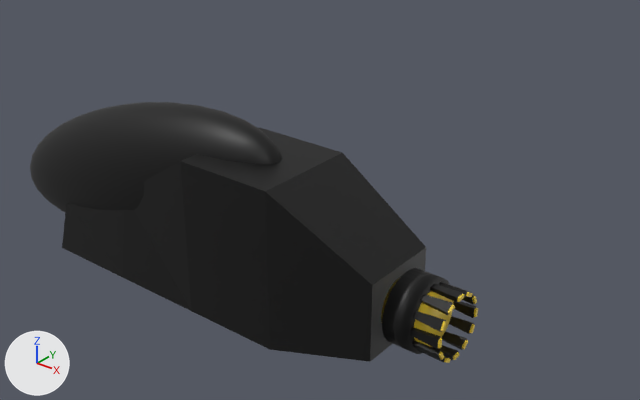
The Blender file assets/ship/body/SpaceshipBody.blend, before and after one commit.
Rendered twice from a 50 mm lens placed at (8.54, -8.46, 6.36), pointed at (1.35, 0.52, 0.79). Lighting does not change. The marker at lower left points along +X, +Y and +Z.
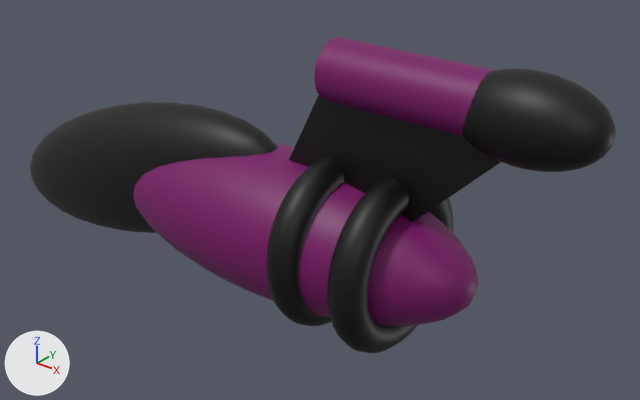
What differs and where, as boxes (x1, y1, x2, y2) in the pictures (640 x 400 px):
'Cube.001', deleted (black)
    before: (62, 128, 426, 362)
'Sphere.002', added (purple)
    after: (133, 142, 479, 326)
'Cube', added (black)
    after: (289, 95, 501, 222)
'Sphere.003', added (black)
    after: (462, 68, 616, 172)
'Cylinder', added (purple)
    after: (314, 37, 493, 137)
'Torus.001', added (black)
    after: (327, 177, 453, 353)
'Torus', added (black)
    after: (266, 157, 344, 326)
'Cylinder.001', deleted (black)
    before: (382, 268, 449, 354)
'MainCylinder', deleted
    before: (381, 278, 453, 347)
'Cube.012', deleted
    before: (421, 294, 455, 315)
'Cube.010', deleted
    before: (411, 327, 442, 349)
'Cube.011', deleted
    before: (413, 311, 447, 332)
'Cube.013', deleted
    before: (430, 284, 464, 302)
'Cube.006', deleted
    before: (442, 331, 468, 350)
'Cube.009', deleted
    before: (412, 341, 444, 360)
'Cube.004', deleted
    before: (453, 301, 478, 318)
'Cube.005', deleted
    before: (449, 316, 475, 334)
'Cube.007', deleted
    before: (433, 345, 459, 360)
'Cube.002', deleted
    before: (439, 282, 473, 297)
'Cube.003', deleted
    before: (462, 294, 477, 305)
'Cube.008', deleted
    before: (418, 350, 451, 363)

The change, as a list of edits to the scene's bpy script:
```text
Add me_cube:
    me_cube.from_pydata([(-1.0, -1.0, -1.0), (0.0, -1.0, 1.0), (-1.0, 1.0, -1.0), (0.0, 1.0, 1.0), (1.0, -1.0, -1.0), (3.0, -1.0, 1.0), (1.0, 1.0, -1.0), (3.0, 1.0, 1.0)], [], [(0, 1, 3, 2), (2, 3, 7, 6), (6, 7, 5, 4), (4, 5, 1, 0), (2, 6, 4, 0), (7, 3, 1, 5)])
    me_cube.polygons.foreach_set('use_smooth', [True] * 6)
    me_cube.materials.append(mat_black_001)  # black #000000
Remove ob_cube_001:
    ob_cube_001 = bpy.data.objects.new('Cube.001', me_cube_002)
Remove ob_maincylinder:
    ob_maincylinder = bpy.data.objects.new('MainCylinder', me_cylinder)
Remove ob_cylinder_001:
    ob_cylinder_001 = bpy.data.objects.new('Cylinder.001', me_cylinder_001)
Remove ob_cube_012:
    ob_cube_012 = bpy.data.objects.new('Cube.012', me_cube_012)
Remove ob_cube_011:
    ob_cube_011 = bpy.data.objects.new('Cube.011', me_cube_011)
Remove ob_cube_010:
    ob_cube_010 = bpy.data.objects.new('Cube.010', me_cube_010)
Remove ob_cube_009:
    ob_cube_009 = bpy.data.objects.new('Cube.009', me_cube_009)
Remove ob_cube_008:
    ob_cube_008 = bpy.data.objects.new('Cube.008', me_cube_008)
Remove ob_cube_007:
    ob_cube_007 = bpy.data.objects.new('Cube.007', me_cube_007)
Remove ob_cube_006:
    ob_cube_006 = bpy.data.objects.new('Cube.006', me_cube_006)
Remove ob_cube_005:
    ob_cube_005 = bpy.data.objects.new('Cube.005', me_cube_005)
Remove ob_cube_004:
    ob_cube_004 = bpy.data.objects.new('Cube.004', me_cube_004)
Remove ob_cube_003:
    ob_cube_003 = bpy.data.objects.new('Cube.003', me_cube_003)
Remove ob_cube_002:
    ob_cube_002 = bpy.data.objects.new('Cube.002', me_cube_001)
Remove ob_cube_013:
    ob_cube_013 = bpy.data.objects.new('Cube.013', me_cube_013)
Add ob_torus_001:
    ob_torus_001 = bpy.data.objects.new('Torus.001', me_torus_001)  # a torus around z (ring radius 1.0, tube radius 0.25) spanning x -1.25..1.25, y -1.25..1.25, z -0.25..0.25; in mat_black_001 (black #000000)
    ob_torus_001.location = (3.0, 0.0, 0.6)
    ob_torus_001.rotation_euler = (0.0, 1.571, 0.0)  # degrees (0, 90, 0)
Add ob_torus:
    ob_torus = bpy.data.objects.new('Torus', me_torus_001.copy())
    ob_torus.location = (2.0, 0.0, 0.6)
    ob_torus.rotation_euler = (0.0, 1.571, 0.0)  # degrees (0, 90, 0)
Add ob_sphere_003:
    ob_sphere_003 = bpy.data.objects.new('Sphere.003', me_sphere_001.copy())  # the mesh of ob_sphere_001
    ob_sphere_003.location = (4.67, 0.0, 2.96)
    ob_sphere_003.rotation_euler = (0.0, -0.00953, 0.0)  # degrees (0, -0.5, 0)
    ob_sphere_003.scale = (0.937, 0.501, 0.536)
Add ob_cylinder:
    ob_cylinder = bpy.data.objects.new('Cylinder', me_cylinder_005)  # a 32-sided cylinder along z spanning x -1.0..1.0, y -1.0..1.0, z -2.0..1.0; in mat_yellow_001 (dark purple #770564)
    ob_cylinder.location = (3.0, 0.0, 3.0)
    ob_cylinder.rotation_euler = (0.0, -1.571, 0.0)  # degrees (0, -90, 0)
    ob_cylinder.scale = (0.4, 0.4, 1.0)
Add ob_cube:
    ob_cube = bpy.data.objects.new('Cube', me_cube)
    ob_cube.location = (2.0, 0.0, 2.0)
    ob_cube.scale = (1.0, -0.1, 1.0)
Add ob_sphere_002:
    ob_sphere_002 = bpy.data.objects.new('Sphere.002', me_sphere_002)  # a UV sphere (32 segments, 16 rings, poles along z) spanning x -1.0..1.0, y -1.0..1.0, z -1.0..1.0; in mat_yellow_001 (dark purple #770564)
    ob_sphere_002.location = (1.07, 0.0, 0.56)
    ob_sphere_002.rotation_euler = (0.0, -0.00953, 0.0)  # degrees (0, -0.5, 0)
    ob_sphere_002.scale = (3.12, 1.11, 1.07)
```
